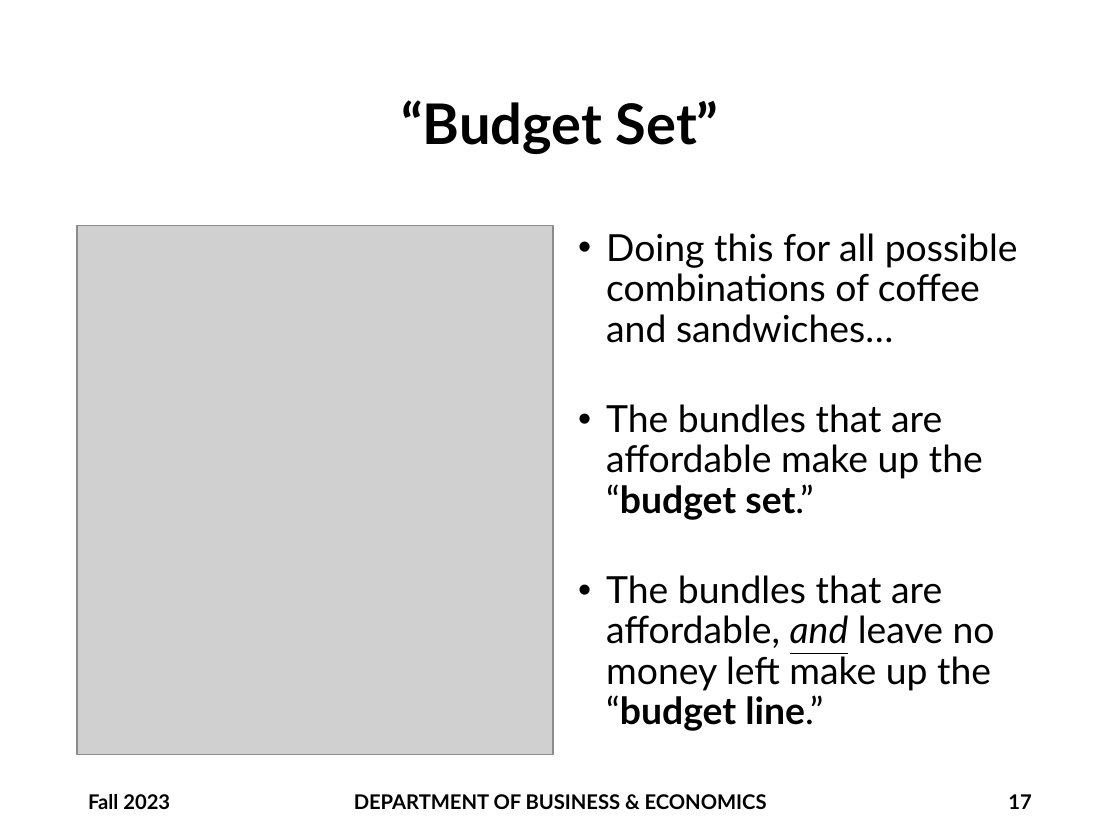
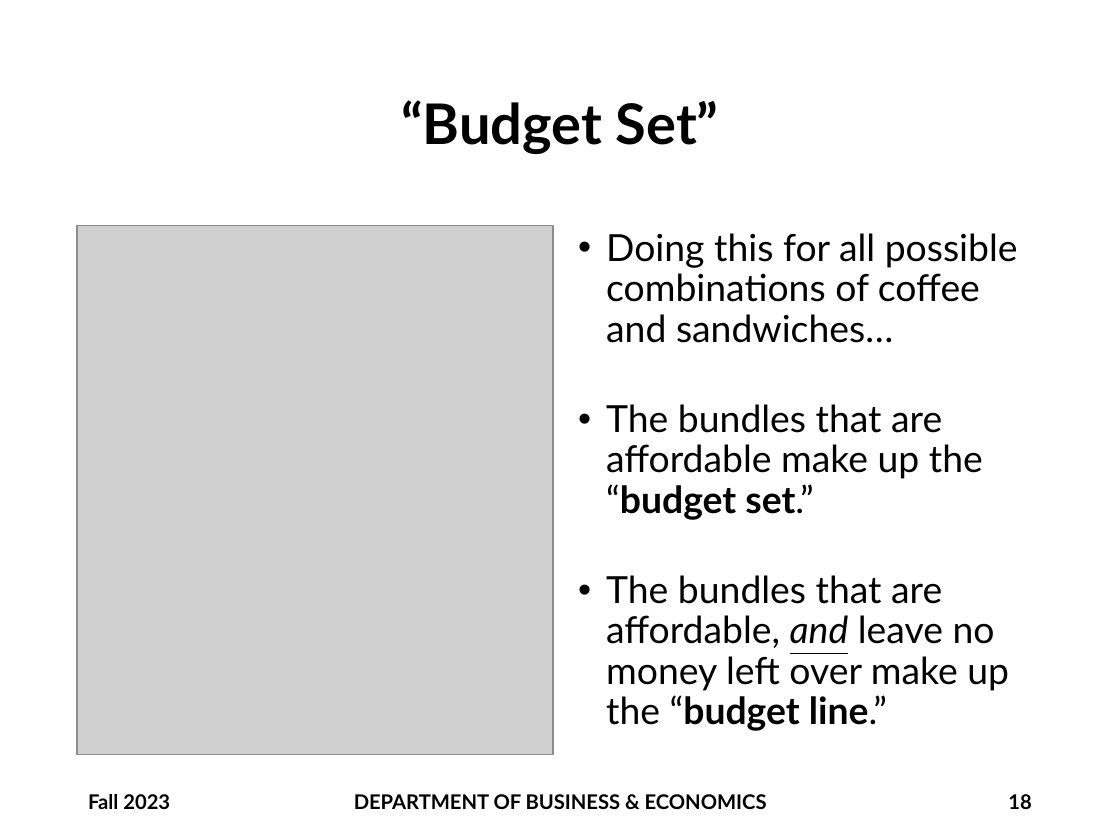
Before and after one commit to brianhwpark/brianhwpark.github.io, a slide deck: slide 18 of files/teaching-resources/monmouthcollege-econ-300/ECON300-LEC02.pptx (slide 17 before the commit). Drawn at 1120x840 pixels with LibreOffice and Linux fonts; fonts in the diff are those of the drawing; grey boxes stand for pictures; background and template pictures are left out. Boxes give left, top, right and bottom in pixels: in the first picture for what was removed or moved away, otherwise in the second. Text is boxed around its words. In the diff, an @@ line names an element or a change of style, - is before the commit and + after.

```diff
--- a/files/teaching-resources/monmouthcollege-econ-300/ECON300-LEC02.pptx
+++ b/files/teaching-resources/monmouthcollege-econ-300/ECON300-LEC02.pptx
@@ text at (606,575,1009,731): text changed @@
-• The bundles that are affordable, and leave no money left make up the “budget line.”
+• The bundles that are affordable, and leave no money left over make up the “budget line.”
@@ page number at (1008,794,1031,809): text changed @@
-17
+18
```
Also in this commit, not shown: 1 other slide changed, 20 slides added, 1 other file.
